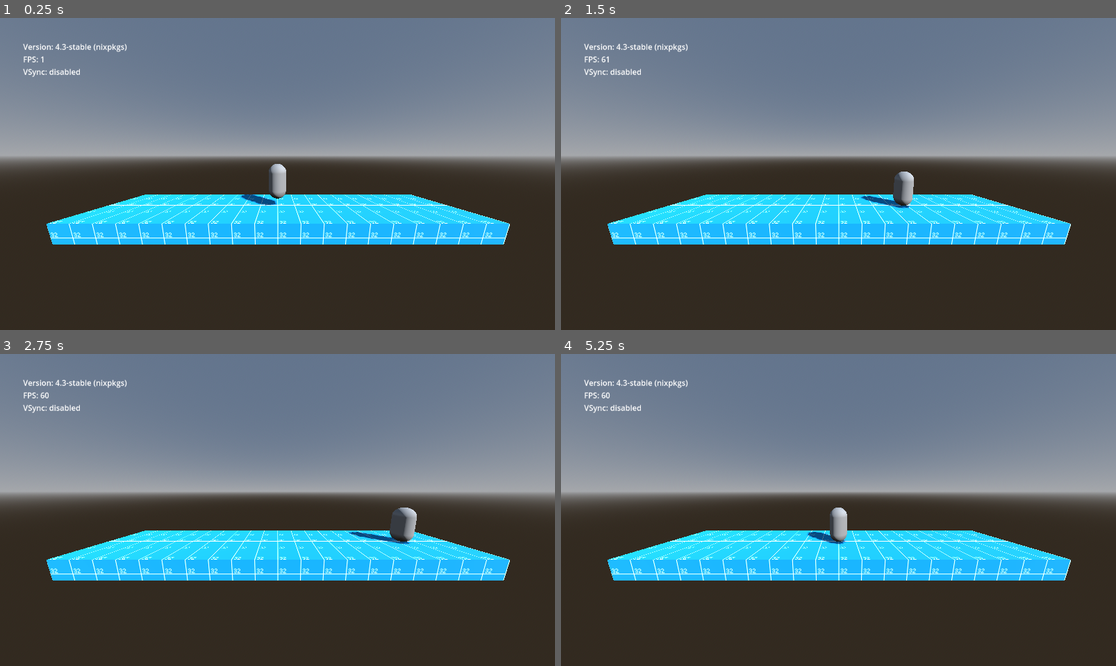
Above: before the commit, frames 1-4 (two rows, left to right).
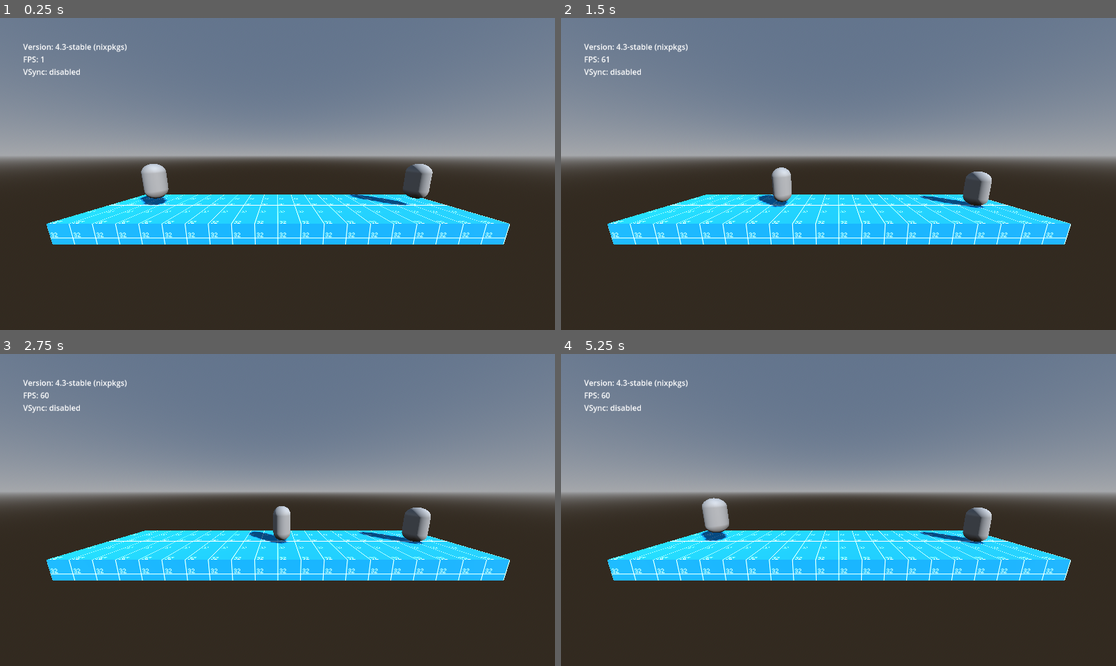
Above: after the commit, the same moments.

Repository: miklaskarjalainen/KioskKnockout
Game: Godot game, scene res://src/scenes/Arena1.tscn
The game is run twice, just before and just after one commit, with the same random seed, the same clock (stepped at 60 frames per second) and the same inputs. This scene is started directly instead of the project's main scene.
Inputs (mouse positions are in pixels of both pictures, inside the frame that each line leads up to):
- Up to frame 1 (0.25 s): no input
- Up to frame 2 (1.5 s): move the mouse to (960, 158) at 0.52 s; hold D (kb_right) 0.53-1.28 s; tap Space (kb_jump) at 0.6, 0.77, 1.07, 1.35 s; click (960, 158) at 0.67 s; move the mouse to (727, 189) at 1.27 s; hold S (kb_down) from 1.28 s (still down)
- Up to frame 3 (2.75 s): tap Space (kb_jump) at 1.52, 1.82, 2.1 s; move the mouse to (333, 441) at 2.02 s; release S (kb_down) at 2.03 s; hold D (kb_right) from 2.03 s (still down)
- Up to frame 4 (5.25 s): move the mouse to (810, 572) at 2.77 s; release D (kb_right) at 2.78 s; hold W (kb_up) 2.78-3.53 s; tap Space (kb_jump) at 2.85, 3.02, 3.32, 3.6, 3.77, 4.07, 4.35, 4.52, 4.82, 5.1 s; click (810, 572) at 2.92 s; move the mouse to (1005, 556) at 3.52 s; hold A (kb_left) 3.53-5.03 s; move the mouse to (672, 463) at 4.27 s; move the mouse to (866, 510) at 5.02 s; hold S (kb_down) from 5.03 s (still down); click (866, 510) at 5.17 s

The runs differ from the first frame. In frame 1, 1.5% of the frame differs, in the area x 25-78%, y 46-61%; in frame 2, 1.5%; in frame 3, 1.3%; in frame 4, 1.6%, in the area x 25-78%, y 46-62%.

Commit message:
Player can now be controlled with different input_actions.

Diff:
--- a/src/actors/player.gd
+++ b/src/actors/player.gd
@@ -1,4 +1,10 @@
 extends CharacterBody3D
+
+@export var InputLeft := "kb_left"
+@export var InputRight := "kb_right"
+@export var InputDown := "kb_down"
+@export var InputUp := "kb_up"
+@export var InputJump := "kb_jump"
 
 @export var Speed: float = 5.0
 @export var JumpVelocity: float = 4.5
@@ -9,12 +15,12 @@
 		velocity += get_gravity() * delta
 
 	# Handle jump.
-	if Input.is_action_just_pressed("kb_up") and is_on_floor():
+	if Input.is_action_just_pressed(InputJump) and is_on_floor():
 		velocity.y = JumpVelocity
 
 	# Get the input direction and handle the movement/deceleration.
 	# As good practice, you should replace UI actions with custom gameplay actions.
-	var input_dir := Input.get_axis("kb_left", "kb_right")
+	var input_dir := Input.get_axis(InputLeft, InputRight)
 	var direction := (transform.basis * Vector3(input_dir, 0, 0)).normalized()
 	if direction:
 		velocity.x = direction.x * Speed
--- a/src/scenes/Arena1.tscn
+++ b/src/scenes/Arena1.tscn
@@ -37,8 +37,16 @@
 transform = Transform3D(0.266353, -0.712342, 0.649327, 0.40585, 0.693918, 0.594781, -0.874266, 0.105108, 0.473931, 21.8999, 13.0236, 12.3503)
 shadow_enabled = true
 
-[node name="Player" parent="." instance=ExtResource("2_y6vyn")]
-transform = Transform3D(1, 0, 0, 0, 1, 0, 0, 0, 1, 0, 1.38664, 0)
+[node name="player1" parent="." instance=ExtResource("2_y6vyn")]
+transform = Transform3D(1, 0, 0, 0, 1, 0, 0, 0, 1, 8, 1.38664, 0)
+InputLeft = "joy_left"
+InputRight = "joy_right"
+InputDown = "joy_down"
+InputUp = "joy_up"
+InputJump = "joy_jump"
+
+[node name="player2" parent="." instance=ExtResource("2_y6vyn")]
+transform = Transform3D(1, 0, 0, 0, 1, 0, 0, 0, 1, -7, 1.38664, 0)
 
 [node name="WorldEnvironment" type="WorldEnvironment" parent="."]
 environment = SubResource("Environment_d5h23")
Not shown: 1 places in src/scenes/Arena1.tscn that only renumber resources
